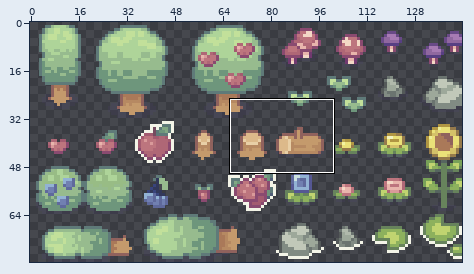
A sprite sheet gets an edit: Assets/Art/Sprout Lands/Objects/Basic_Grass_Biom_things.png. Above, an overview of the earlier version with the close-up marked.
Close-up. Earlier state:
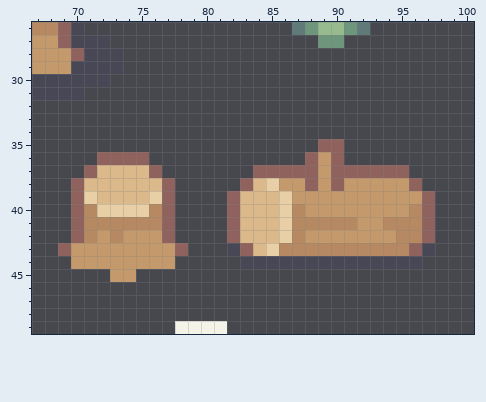
The file is 144x80 pixels. Colours within 5 levels of each other are drawn and written as one. Shown: x 67..100, y 26..49.
Now the later version:
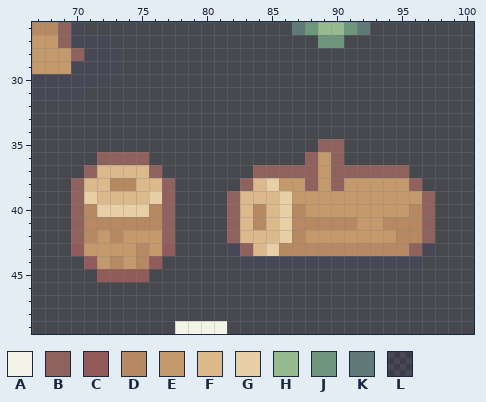
Palette (. is transparent): A #f3f4e7  B #90625d  C #925b5b  D #b68962  E #c49a6c  F #dcb98a  G #e8cfa6  H #97bb8e  J #6e967c  K #5f7a79  L #5040861e
Difference:
Changed rows in their new state; - is an unchanged pixel.
first column x 69:
38 ----DD----------
40 ---------------D
41 ---------------D
43 .C----D-C.------
44 -.C-D-DC.-------
45 ---CCCC---------
Changed places in both close-ups, as pixel boxes (x1, y1, x2, y2):
changed: (58, 178, 188, 282)
changed: (253, 204, 266, 230)
